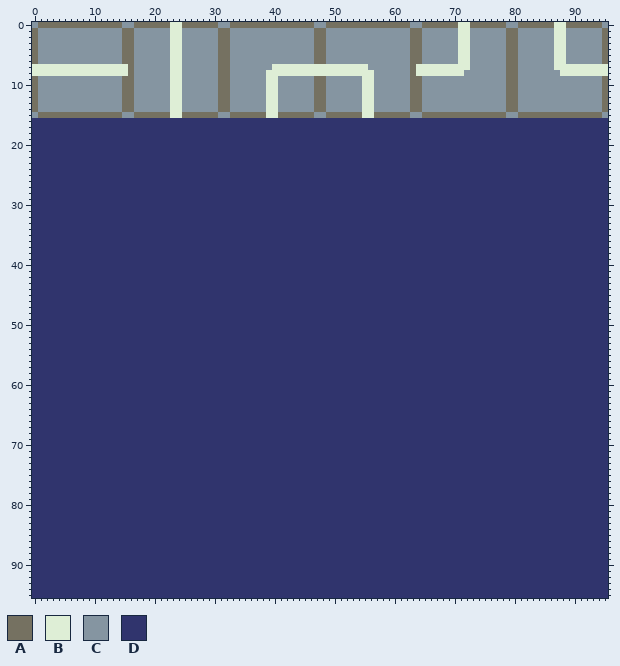
One commit to this sprite sheet: Sprites/grid_tiles.png. Above: the version before the commit.
The file is 96x96 pixels.
Palette (. is transparent): A #757161  B #deeed6  C #8595a1  D #30346d
Pixels before (only the part around the change), first column x 0:
 3 ACCCCCCCCCCCCCCAACCCCCCBBCCCCCCAACCCCCCCCCCCC
 4 ACCCCCCCCCCCCCCAACCCCCCBBCCCCCCAACCCCCCCCCCCC
 5 ACCCCCCCCCCCCCCAACCCCCCBBCCCCCCAACCCCCCCCCCCC
 6 ACCCCCCCCCCCCCCAACCCCCCBBCCCCCCAACCCCCCCCCCCC
 7 BBBBBBBBBBBBBBBBACCCCCCBBCCCCCCAACCCCCCCBBBBB
 8 BBBBBBBBBBBBBBBBACCCCCCBBCCCCCCAACCCCCCBBBBBB
 9 ACCCCCCCCCCCCCCAACCCCCCBBCCCCCCAACCCCCCBBCCCC
10 ACCCCCCCCCCCCCCAACCCCCCBBCCCCCCAACCCCCCBBCCCC
11 ACCCCCCCCCCCCCCAACCCCCCBBCCCCCCAACCCCCCBBCCCC
12 ACCCCCCCCCCCCCCAACCCCCCBBCCCCCCAACCCCCCBBCCCC
13 ACCCCCCCCCCCCCCAACCCCCCBBCCCCCCAACCCCCCBBCCCC
14 ACCCCCCCCCCCCCCAACCCCCCBBCCCCCCAACCCCCCBBCCCC
15 CAAAAAAAAAAAAAACCAAAAAABBAAAAAACCAAAAAABBAAAA
16 DDDDDDDDDDDDDDDDDDDDDDDDDDDDDDDDDDDDDDDDDDDDD
17 DDDDDDDDDDDDDDDDDDDDDDDDDDDDDDDDDDDDDDDDDDDDD
18 DDDDDDDDDDDDDDDDDDDDDDDDDDDDDDDDDDDDDDDDDDDDD
19 DDDDDDDDDDDDDDDDDDDDDDDDDDDDDDDDDDDDDDDDDDDDD
20 DDDDDDDDDDDDDDDDDDDDDDDDDDDDDDDDDDDDDDDDDDDDD
21 DDDDDDDDDDDDDDDDDDDDDDDDDDDDDDDDDDDDDDDDDDDDD
22 DDDDDDDDDDDDDDDDDDDDDDDDDDDDDDDDDDDDDDDDDDDDD
23 DDDDDDDDDDDDDDDDDDDDDDDDDDDDDDDDDDDDDDDDDDDDD
24 DDDDDDDDDDDDDDDDDDDDDDDDDDDDDDDDDDDDDDDDDDDDD
25 DDDDDDDDDDDDDDDDDDDDDDDDDDDDDDDDDDDDDDDDDDDDD
26 DDDDDDDDDDDDDDDDDDDDDDDDDDDDDDDDDDDDDDDDDDDDD
27 DDDDDDDDDDDDDDDDDDDDDDDDDDDDDDDDDDDDDDDDDDDDD
28 DDDDDDDDDDDDDDDDDDDDDDDDDDDDDDDDDDDDDDDDDDDDD
29 DDDDDDDDDDDDDDDDDDDDDDDDDDDDDDDDDDDDDDDDDDDDD
30 DDDDDDDDDDDDDDDDDDDDDDDDDDDDDDDDDDDDDDDDDDDDD
31 DDDDDDDDDDDDDDDDDDDDDDDDDDDDDDDDDDDDDDDDDDDDD
32 DDDDDDDDDDDDDDDDDDDDDDDDDDDDDDDDDDDDDDDDDDDDD
33 DDDDDDDDDDDDDDDDDDDDDDDDDDDDDDDDDDDDDDDDDDDDD
34 DDDDDDDDDDDDDDDDDDDDDDDDDDDDDDDDDDDDDDDDDDDDD
Once edited:
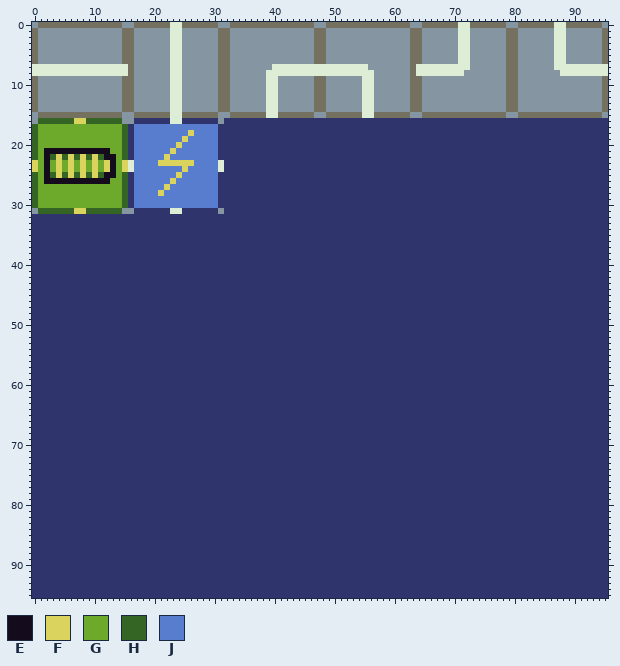
Colours new in this view: E #140c1c  F #dad45e  G #6daa2c  H #346524  J #597dce
Edits made:
y 16: x 0..16 DDDDDDDDDDDDDDDDD -> CHHHHHHFFHHHHHHCC; x 23..24 DD -> BB; x 31 D -> C
y 17: x 0..15 DDDDDDDDDDDDDDDD -> HGGGGGGGGGGGGGGH; x 17..30 DDDDDDDDDDDDDD -> JJJJJJJJJJJJJJ
y 18: x 0..15 DDDDDDDDDDDDDDDD -> HGGGGGGGGGGGGGGH; x 17..30 DDDDDDDDDDDDDD -> JJJJJJJJJFJJJJ
y 19: x 0..15 DDDDDDDDDDDDDDDD -> HGGGGGGGGGGGGGGH; x 17..30 DDDDDDDDDDDDDD -> JJJJJJJJFJJJJJ
y 20: x 0..15 DDDDDDDDDDDDDDDD -> HGGGGGGGGGGGGGGH; x 17..30 DDDDDDDDDDDDDD -> JJJJJJJFJJJJJJ
y 21: x 0..15 DDDDDDDDDDDDDDDD -> HGEEEEEEEEEEEGGH; x 17..30 DDDDDDDDDDDDDD -> JJJJJJFJJJJJJJ
y 22: x 0..15 DDDDDDDDDDDDDDDD -> HGEHFHFHFHFHEEGH; x 17..30 DDDDDDDDDDDDDD -> JJJJJFJJJJJJJJ
y 23: x 0..31 DDDDDDDDDDDDDDDDDDDDDDDDDDDDDDDD -> FGEGFGFGFGFGFEGFBJJJJFFFFFFJJJJB
y 24: x 0..31 DDDDDDDDDDDDDDDDDDDDDDDDDDDDDDDD -> FGEGFGFGFGFGFEGFBJJJJJJJJFJJJJJB
y 25: x 0..15 DDDDDDDDDDDDDDDD -> HGEHFHFHFHFHEEGH; x 17..30 DDDDDDDDDDDDDD -> JJJJJJJFJJJJJJ
y 26: x 0..15 DDDDDDDDDDDDDDDD -> HGEEEEEEEEEEEGGH; x 17..30 DDDDDDDDDDDDDD -> JJJJJJFJJJJJJJ
y 27: x 0..15 DDDDDDDDDDDDDDDD -> HGGGGGGGGGGGGGGH; x 17..30 DDDDDDDDDDDDDD -> JJJJJFJJJJJJJJ
y 28: x 0..15 DDDDDDDDDDDDDDDD -> HGGGGGGGGGGGGGGH; x 17..30 DDDDDDDDDDDDDD -> JJJJFJJJJJJJJJ
y 29..30: x 0..15 DDDDDDDDDDDDDDDD -> HGGGGGGGGGGGGGGH; x 17..30 DDDDDDDDDDDDDD -> JJJJJJJJJJJJJJ
y 31: x 0..16 DDDDDDDDDDDDDDDDD -> CHHHHHHFFHHHHHHCC; x 23..24 DD -> BB; x 31 D -> C
Changed places in both pictures, as pixel boxes (x1, y1, x2, y2):
changed: (32, 118, 224, 214)
